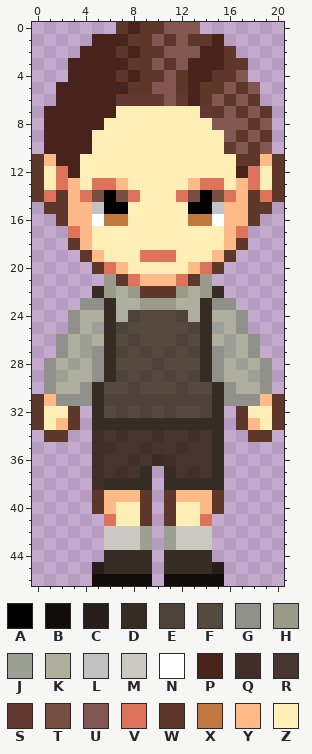
A pixel-art sprite gets an edit: p07_base_PROYECTO/assets/Harper/harper.png. The picture above was drawn from the file before the commit.
The file is 21x47 pixels. Colours within 5 levels of each other are drawn and written as one.
Palette (. is transparent): A #000000  B #120c0b  C #271e1b  D #352d23  E #4d4338  F #544a3e  G #91918b  H #9a9a89  J #9c9f94  K #afafa0  L #c2c2c2  M #cbcac2  N #ffffff  P #47231b  Q #412e28  R #48342e  S #623830  T #764f42  U #825651  V #dd735b  W #5c372a  X #c07840  Y #ffba87  Z #ffefb6
Pixels before, first column x 0:
 0 .......WPWWUUU.......
 1 .....PPPWWUWUWWP.....
 2 ....PPPWPWWUUUPPW....
 3 ...PPPPPWWUWUPPPWW...
 4 ...PPPPWPWWUWPPWWU...
 5 ..PPPPPPWWUUWPWWUWU..
 6 ..PPPPPSSSSUSPWUWUW..
 7 .PPPPPPZZZZZZZSWUWUW.
 8 .PPPPPZZZZZZZZZUUUWU.
 9 .PPPPZZZZZZZZZZZUWUW.
10 .PPPPZZZZZZZZZZZSUWU.
11 WYPPZZZZZZZZZZZZZWWYW
12 WZVPZZZZZZZZZZZZZPVZW
13 WZVYZVVYZZZZZYVVZYVZW
14 WVWYVTATVZZZVTATVYWVW
15 .WWYYLAAZZZZZAALYYWW.
16 ..WYYNXXZZZZZXXNYYW..
17 ...VYZZZZZZZZZZZYV...
18 ...WYZZZZZZZZZZZYW...
19 ....WYZZZVVVZZZYW....
20 .....WVYZZZZZYVW.....
21 ......HWVYYYVWH......
22 .....DHKHWWWHKHD.....
23 ....GGDKKHHHKKDGG....
24 ...GKKDKEFFFEKDKKG...
25 ...GKJDEFFFFFEDJKG...
26 ..GKJKDFEFFFEFDKJKG..
27 ..GKJGDEFEFEFEDGJKG..
28 .GKJKGDFFFEFFFDGKJKG.
29 .GJKKGDEFEFEFEDGKKJG.
30 .GKKGDFFEFFFEFFDGKKG.
31 WYGGGDEEEEEEEEEDGGGYW
32 WZZW.DFEFEFEFFED.WZZW
33 WZYW.DDDDDDDDDDD.WYZW
34 .WW..QRQRRQRRQRD..WW.
35 .....QQRRQRRQRRD.....
36 .....QRRQRDQRRRD.....
37 .....QRQRD.DRQRD.....
38 .....QDDDD.DDDDD.....
39 .....WYYYW.WYYYW.....
40 .....WYZZW.WZZYW.....
41 ......VZZW.WZZV......
42 ......MMMJ.JMMM......
43 ......MMMJ.JMMM......
44 ......DDDD.DDDD......
45 .....CDDDD.DDDDC.....
46 .....BBBBB.BBBBB.....
Now the later version:
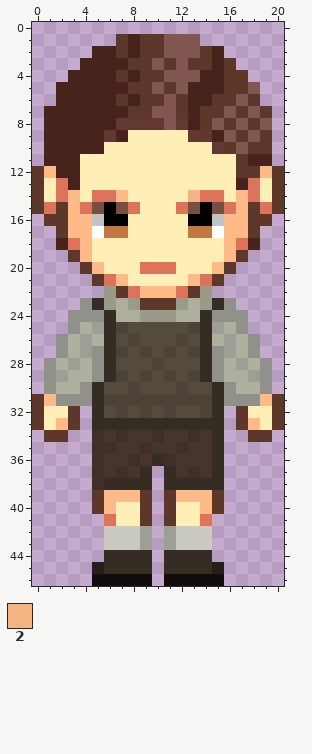
Colours new in this view: 2 #f6b382
Change:
Changed rows in their new state; - is an unchanged pixel.
first column x 0:
 0 -------.......-------
 1 -----..WP-WU-U..-----
 2 ----.---------W-.----
 3 ---.---------WW--.---
 4 ------------UU-P-W---
 5 -----------WU-PPW----
 6 -------WPWW-W-PW-----
 7 -------PWWUUWPW------
 8 ------PSSSSUSPW-W----
 9 -----PSP-----SSP-----
10 -----P---------SW--W-
11 .P----------------PP.
12 -YP--------------WWY-
13 ---P-ZZZ-----ZZZ-P---
14 -ZV-ZVVYZ---Z2VVZ-VZ-
15 WV--VT-TV---VT-TV--VW
16 -W---LAA-----AAL---W-
17 --WY-NXX-----XXN-YW--
18 --PV-------------VP--
19 ---WYZ---ZZZ---ZYW---
20 ----WYZZ-VVV-ZZYW----
21 -----WVYZZZZZYVW-----
22 -----.-WVYYYVW-.-----
23 -----DH-HWWWH-HD-----
24 ----GG--KHHHK--GG----
Boxes around the changes in both pictures, in picture pixels (x1, y1, x2, y2):
changed: (32, 22, 284, 322)
